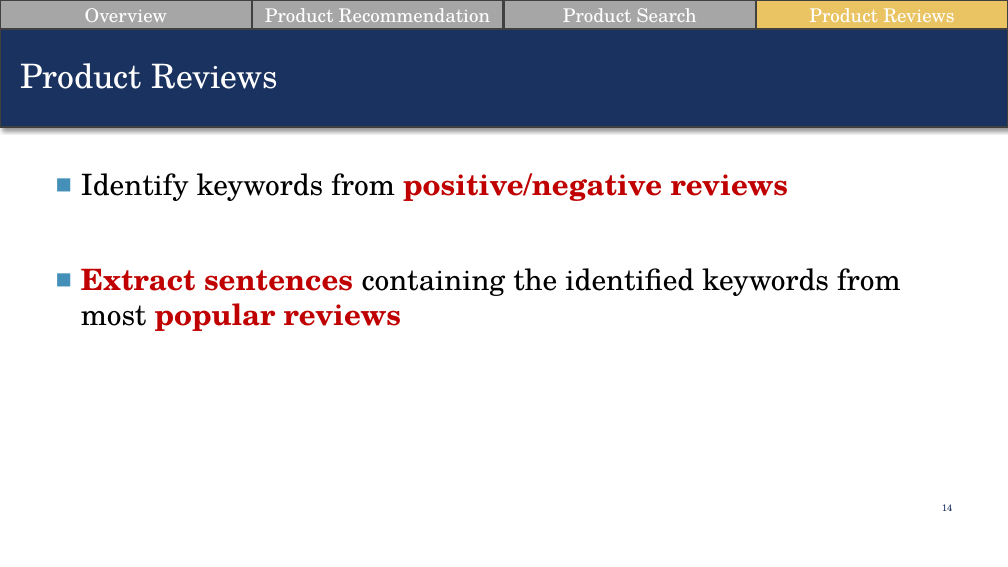
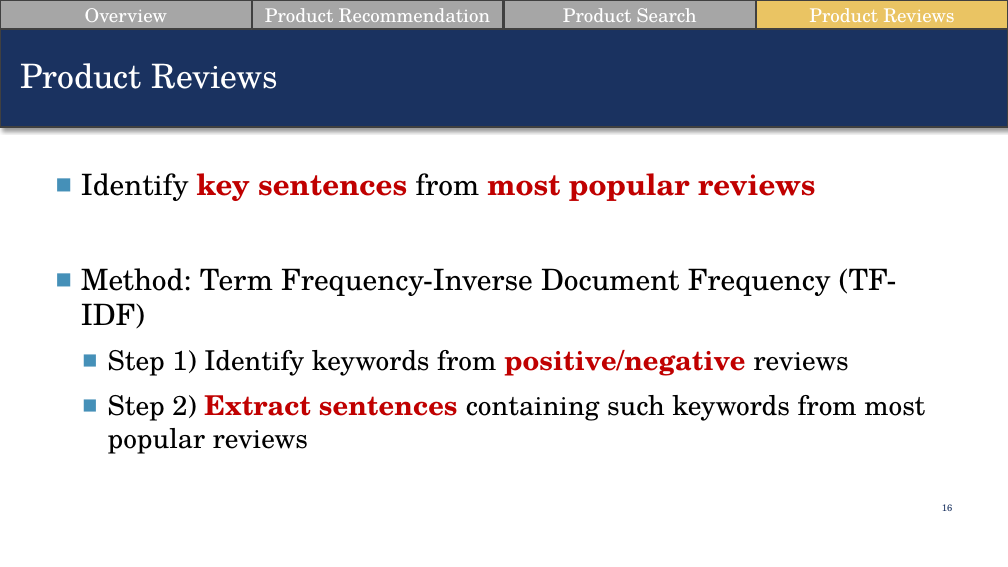
Before and after one commit to suesuyeonlim/final_project, a slide deck: slide 16 of Presentation.pptx (slide 14 before the commit). Drawn at 1008x567 pixels with LibreOffice and Linux fonts; fonts in the diff are those of the drawing. Boxes give left, top, right and bottom in pixels: in the first picture for what was removed or moved away, otherwise in the second. Text is boxed around its words. In the diff, an @@ line names an element or a change of style, - is before the commit and + after.

```diff
--- a/Presentation.pptx
+++ b/Presentation.pptx
@@ text at bbox=[81, 173, 925, 454]: text changed; size 28 to 26 pt @@
-■ Identify keywords from positive/negative reviews
-■ Extract sentences containing the identified keywords from most popular reviews
+■ Identify key sentences from most popular reviews
+■ Method: Term Frequency-Inverse Document Frequency (TF-IDF)
+  ■ Step 1) Identify keywords from positive/negative reviews
+  ■ Step 2) Extract sentences containing such keywords from most popular reviews
@@ page number at bbox=[942, 504, 953, 511]: text changed @@
-14
+16
```
Also in this commit, not shown: 9 other slides changed, 3 slides added.
